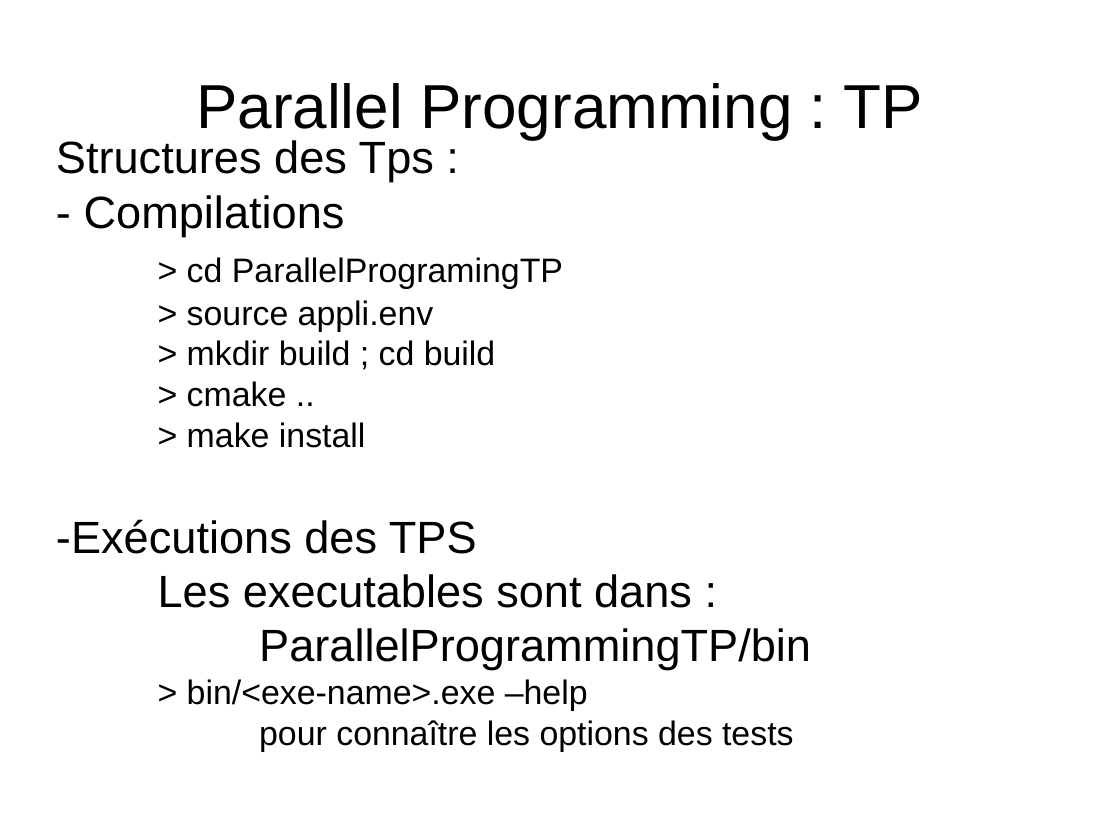
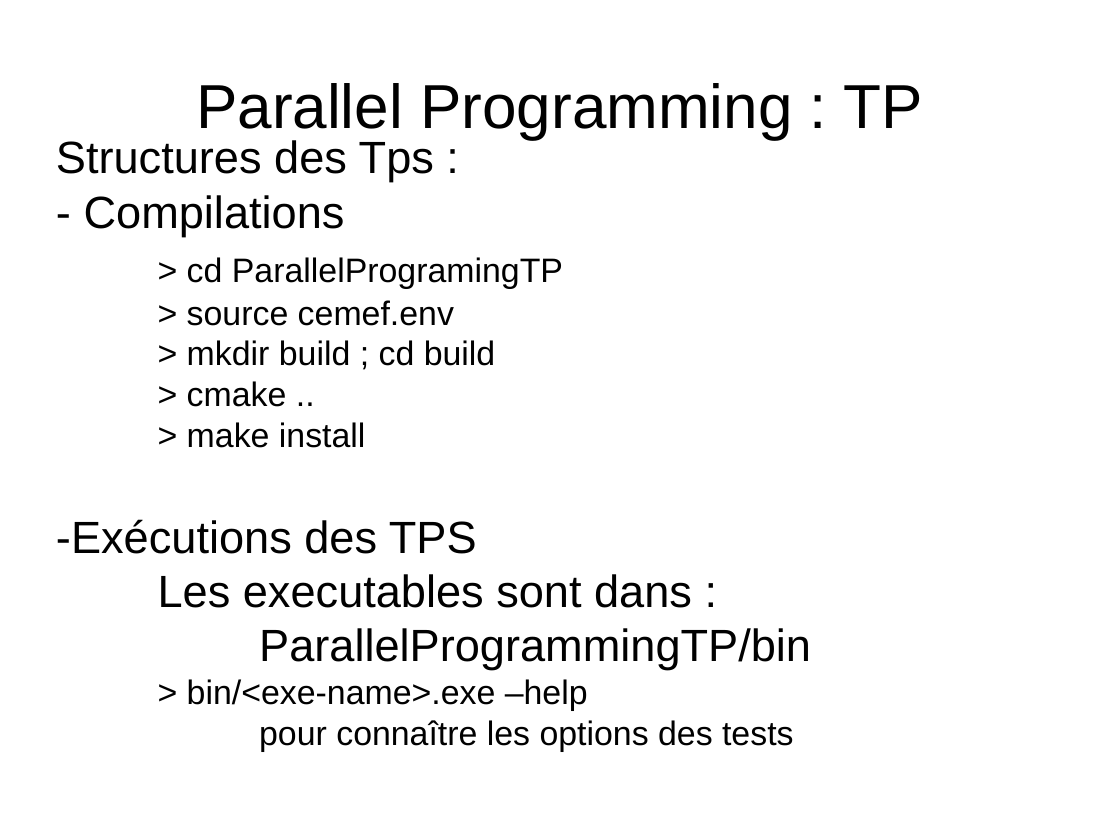
Before and after one commit to jgratien/ParallelProgrammingCourse, a slide deck: slide 2 of TPs/ParallelProgrammingTP/doc/TP.odp. Drawn at 1120x840 pixels with LibreOffice and Linux fonts; fonts in the diff are those of the drawing. Boxes give left, top, right and bottom in pixels: in the first picture for what was removed or moved away, otherwise in the second. Text is boxed around its words. In the diff, an @@ line names an element or a change of style, - is before the commit and + after.

```diff
--- a/TPs/ParallelProgrammingTP/doc/TP.odp
+++ b/TPs/ParallelProgrammingTP/doc/TP.odp
@@ subtitle at <box>187,300,454,326</box>: text changed @@
-> source appli.env
+> source cemef.env
```
Also in this commit, not shown: 2 other files.
